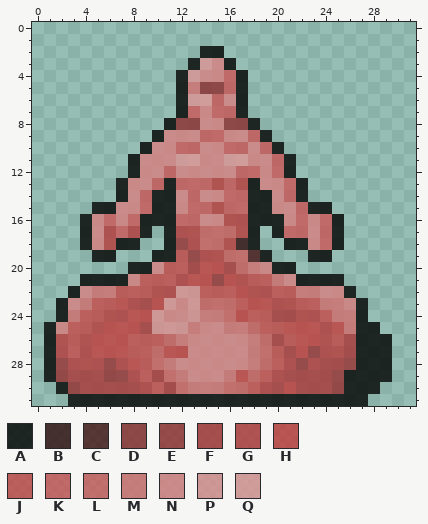
File history of a pixel-art sprite, crawl-ref/source/rltiles/player/base/jello_red_m.png. The picture above is the old version.
The file is 32x32 pixels. Pixels under 10% opacity are left out. Colours within 5 levels of each other are drawn and written as one.
Palette (. is transparent): A #000000cc  B #310f0fcc  C #461616cc  D #8b2c2ccc  E #952f2fcc  F #a93535cc  G #b63a3acc  H #c23d3dcc  J #c54848cc  K #ca5656cc  L #cc5c5ccc  M #d16e6ecc  N #d77f7fcc  P #db8e8ecc  Q #de9595cc
Pixels before, first column x 1:
 2 .............AA..............
 3 ............AQNA.............
 4 ...........AQNNKA............
 5 ...........AMDDKA............
 6 ...........AQQKNA............
 7 ...........AKNKKA............
 8 ..........ADDNNDDA...........
 9 .........ANNNKKNNKA..........
10 ........ANNKKNNKKNKA.........
11 .......ANNNQQNNQQNNKA........
12 .......ANNKNNNNNKKNKA........
13 ......ANNKAKKKGKGANNKA.......
14 ......ANKAANKNNKKAANKA.......
15 ....AANNKAANKKGKKAANNKAA.....
16 ...ANKNKAAAKKNNGGAAANKNKA....
17 ...ANGKGA.AGGLLLGA.AKKNKA....
18 ...ANGAA..AEGLLGBA..AANKA....
19 ....AA...AAJEGGLLCA...AA.....
20 .......AANJJFHHFLMNAA........
21 ...AAAANJJJGHHEHGJJMNAAAA....
22 ..ANMMJJJGGPPJJJHGGJJMMNNA...
23 .ANMJJHGFHPNPLLLJHHGGJJMMNA..
24 .AMJJGGHHPNNPMMLHJJFFGGJMMA..
25 ANJJGHHHFPPPMNNMMLJJHHHGHMAA.
26 AGJGHHHJJJLMNNNNNMLFJHHGJFAAA
27 AGJGHHHJJLHHNNNNNMLJFHEGGFAAA
28 AEGGGEGHJLMNNNNNNMLJGEGFFEAAA
29 AEFFFEEGJFLMNNNMHLJGFFFFEAAAA
30 .AEFFFFFGJFLMMMLLJGFHFFFEAAA.
31 ..AAAAAAAAAAAAAAAAAAAAAAAAA..
The result:
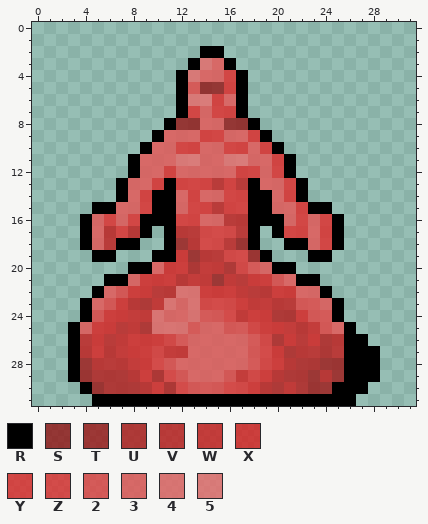
Colours new in this view: R #000000  S #931515cc  T #9e1616cc  U #b41919cc  V #c21b1bcc  W #ce1d1dcc  X #d91f1fcc  Y #e12929cc  Z #e22f2fcc  2 #e44242cc  3 #e75454cc  4 #e96363cc  5 #ea6b6bcc
Diff:
Changed rows in their new state; - is an unchanged pixel.
first column x 1:
 2 -------------RR--------------
 3 ------------R53R-------------
 4 -----------R533YR------------
 5 -----------R2SSYR------------
 6 -----------R55Y3R------------
 7 -----------RY3YYR------------
 8 ----------RSS33SSR-----------
 9 ---------R333YY33YR----------
10 --------R33YY33YY3YR---------
11 -------R33355335533YR--------
12 -------R33Y33333YY3YR--------
13 ------R33YRYYYVYVR33YR-------
14 ------R3YRR3Y33YYRR3YR-------
15 ----RR33YRR3YYVYYRR33YRR-----
16 ---R3Y3YRRRYY33VVRRR3Y3YR----
17 ---R3VYVR-RVVZZZVR-RYY3YR----
18 ---R3VRR--RTVZZVTR--RR3YR----
19 ----RR---RRXTVVZZTR---RR-----
20 -------RR3XXUWWUZ23RR--------
21 ---..RR3XXXVWWTWVXX23RR..----
22 --..R32XXVV44XXXWVVXX33R..---
23 -..R32XVUW434ZZZXWWVV223R..--
24 -..R2XXWW433422ZWXXUUX22R..--
25 ..R3XXVWU44423322ZXXWVW23R..-
26 ..RVXVWXXXZ2333332ZUXVXUVRR..
27 ..RVXVWXXZWW333332ZXUVVUVRRR.
28 ..RTVVVWXZ23333332ZXVUUTTRRR.
29 ..RTUUUVXUZ23332WZXVUUTVTRRR.
30 -..RTUUUVXUZ222ZZXVUWUTTRRR.-
31 --..RRRRRRRRRRRRRRRRRRRRRR.--
Where, in picture pixels (left, top, right, bottom), the same in both pictures:
changed: (44, 46, 392, 406)
